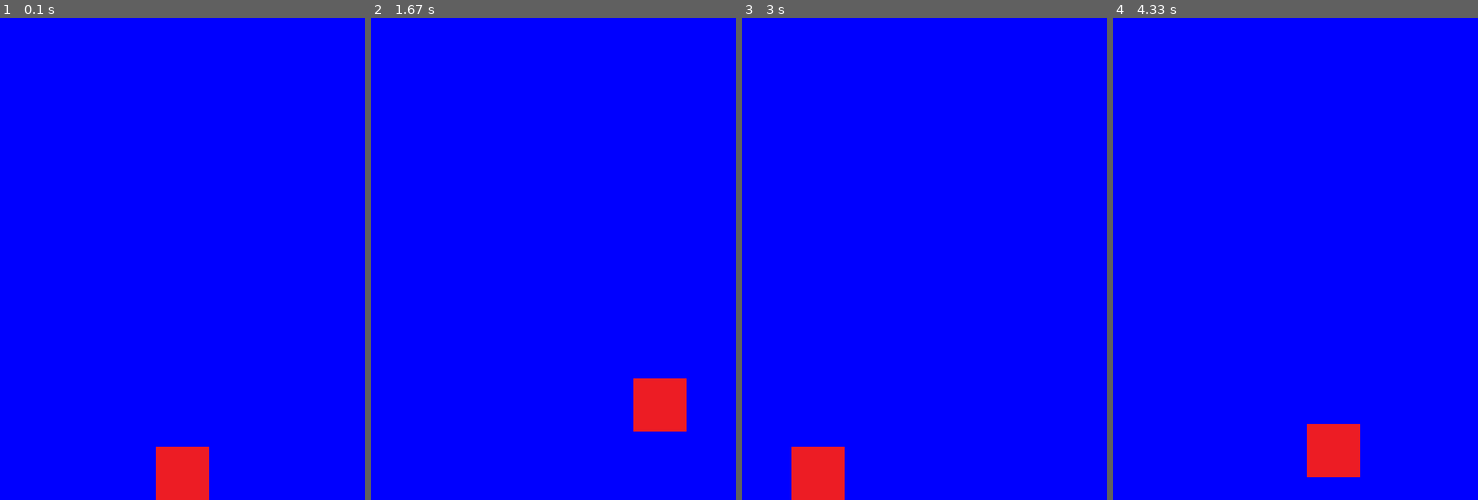
Above: before the commit, frames 1-4 (left to right).
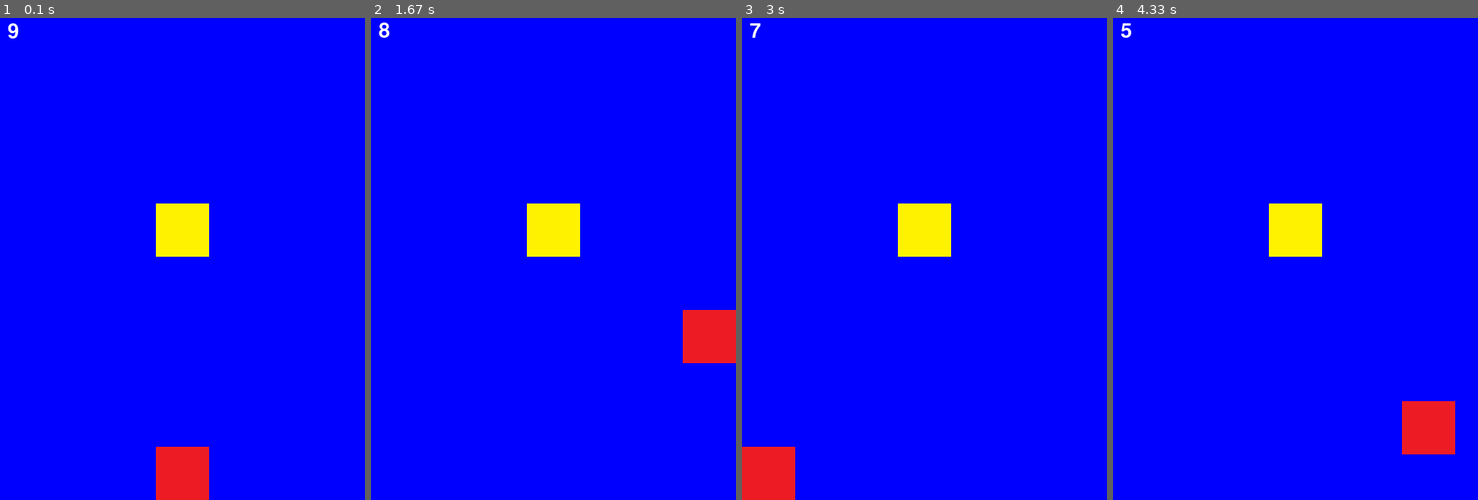
Above: after the commit, the same moments.

Repository: rlarlejr88/Classic_Game
Game: pygame game, started from Classci_Game/pygame_basic/create_game.py
Two runs of this game, one before a commit and one after it. Both use one fixed random seed, a clock stepped at 60 frames per second and the inputs below.
Inputs:
- Up to frame 1 (0.1 s): no input
- Up to frame 2 (1.67 s): hold Right 0.33-0.8 s; hold Up 0.83-1.13 s
- Up to frame 3 (3 s): hold Left 1.67-2.2 s; hold Down 2.23-2.53 s; hold Left 2.57-2.97 s
- Up to frame 4 (4.33 s): hold Up 3-3.37 s; hold Right 3.4-4.03 s; hold Down from 4.07 s (still down)

The runs differ from the first frame. In frame 1, 1.7% of the frame differs, in the area x 2-58%, y 1-50%; in frame 2, 4.9%, in the area x 2-100%, y 0-86%; in frame 3, 4.6%; in frame 4, 4.9%.

Commit message:
all change

Diff:
--- a/Classci_Game/pygame_basic/1_create_frame.py
+++ /dev/null
@@ -1,17 +0,0 @@
-import pygame
-
-pygame.init() #reset
-
-#size
-screen_width = 480
-screen_height = 640
-screen = pygame.display.set_mode((screen_width, screen_height))
-
-pygame.display.set_caption( "Classic Game" )
-running = True
-while running:
-    for event in pygame.event.get():
-        if event.type == pygame.QUIT:
-            running = False
-
-pygame.uqit()
--- a/Classci_Game/pygame_basic/2_background.py
+++ /dev/null
@@ -1,21 +0,0 @@
-import pygame
-
-pygame.init() #reset
-
-#size
-screen_width = 480
-screen_height = 640
-screen = pygame.display.set_mode((screen_width, screen_height))
-
-pygame.display.set_caption( "Classic Game" )
-
-background = pygame.image.load("C:\\Users\\kimkd\\Desktop\\Classci_Game\\pygame_basic\\background.png")
-running = True
-while running:
-    for event in pygame.event.get():
-        if event.type == pygame.QUIT:
-            running = False
-    # screen.fill((0,0,255))
-    screen.blit(background, (0,0))
-    pygame.display.update()
-pygame.uqit()
--- a/Classci_Game/pygame_basic/3_main_sprite.py
+++ /dev/null
@@ -1,35 +0,0 @@
-import pygame
-
-pygame.init() #reset
-
-#size
-screen_width = 480
-screen_height = 640
-screen = pygame.display.set_mode((screen_width, screen_height))
-
-
-pygame.display.set_caption( "Classic Game" )
-
-
-# background = pygame.image.load("C:\\Users\\kimkd\\Desktop\\Classci_Game\\pygame_basic\\background.png")
-character = pygame.image.load("C:\\Users\\kimkd\\Desktop\\Classci_Game\\pygame_basic\\character.png")
-character_size = character.get_rect().size
-character_width = character_size[0]
-character_height = character_size[1]
-character_x_pos = (screen_width / 2) - (character_width / 2)
-character_y_pos = screen_height - character_height
-
-
-running = True
-while running:
-    for event in pygame.event.get():
-        if event.type == pygame.QUIT:
-            running = False
-
-    screen.fill((0,0,255))
-    # screen.blit(background, (0,0))
-    screen.blit(character, (character_x_pos, character_y_pos))
-    pygame.display.update()
-
-
-pygame.uqit()
--- a/Classci_Game/pygame_basic/4.keybord_event.py
+++ b/Classci_Game/pygame_basic/create_game.py
@@ -7,9 +7,9 @@
 screen_height = 640
 screen = pygame.display.set_mode((screen_width, screen_height))
 
-
 pygame.display.set_caption( "Classic Game" )
 
+clock = pygame.time.Clock()
 
 # background = pygame.image.load("C:\\Users\\kimkd\\Desktop\\Classci_Game\\pygame_basic\\background.png")
 character = pygame.image.load("C:\\Users\\kimkd\\Desktop\\Classci_Game\\pygame_basic\\character.png")
@@ -21,22 +21,38 @@
 
 to_x = 0
 to_y = 0
+character_speed = 0.6
+
+enemy = pygame.image.load("C:\\Users\\kimkd\\Desktop\\Classci_Game\\pygame_basic\\enemy.png")
+enemy_size = enemy.get_rect().size
+enemy_width = enemy_size[0]
+enemy_height = enemy_size[1]
+enemy_x_pos = (screen_width / 2) - (enemy_width / 2)
+enemy_y_pos = (screen_height / 2) - enemy_height
+
+
+game_font = pygame.font.Font(None, 40)
+total_time = 10
+start_ticks = pygame.time.get_ticks()
 
 running = True
 while running:
+    dt = clock.tick(30)
+
+
     for event in pygame.event.get():
         if event.type == pygame.QUIT:
             running = False
 
         if event.type == pygame.KEYDOWN:
             if event.key == pygame.K_LEFT:
-                to_x -= 5
+                to_x -= character_speed
             elif event.key == pygame.K_RIGHT:
-                to_x += 5
+                to_x += character_speed
             elif event.key == pygame.K_UP:
-                to_y -= 5
+                to_y -= character_speed
             elif event.key == pygame.K_DOWN:
-                to_y += 5
+                to_y += character_speed
 
         if event.type == pygame.KEYUP:
             if event.key == pygame.K_LEFT or event.key == pygame.K_RIGHT:
@@ -44,8 +60,8 @@
             elif event.key == pygame.K_UP or event.key == pygame.K_DOWN:
                 to_y = 0
 
-    character_x_pos += to_x
-    character_y_pos += to_y
+    character_x_pos += to_x * dt
+    character_y_pos += to_y * dt
 
     if character_x_pos < 0:
         character_x_pos = 0
@@ -58,10 +74,36 @@
         character_y_pos = screen_height - character_height
 
 
+    character_rect = character.get_rect()
+    character_rect.left = character_x_pos
+    character_rect.top = character_y_pos
+
+    enemy_rect = enemy.get_rect()
+    enemy_rect.left = enemy_x_pos
+    enemy_rect.top = enemy_y_pos
+
+    if character_rect.colliderect(enemy_rect):
+        print("Crash Die")
+        running = False
+
+
+
     screen.fill((0,0,255))
     # screen.blit(background, (0,0))
     screen.blit(character, (character_x_pos, character_y_pos))
+    screen.blit(enemy, (enemy_x_pos, enemy_y_pos))
+
+    elapsed_time = (pygame.time.get_ticks() - start_ticks) / 1000
+    timer = game_font.render(str(int(total_time - elapsed_time)), True, (255, 255, 255))
+    screen.blit(timer, (10, 10))
+
+    if total_time - elapsed_time <= 0:
+        print("time out")
+        running = False
+
+
     pygame.display.update()
 
+pygame.time.delay(2000)
 
 pygame.uqit()
--- /dev/null
+++ b/Classci_Game/pygame_basic/pass_to_shit.py
@@ -0,0 +1,87 @@
+import pygame
+import random
+
+pygame.init() #reset
+
+#size
+screen_width = 480
+screen_height = 640
+screen = pygame.display.set_mode((screen_width, screen_height))
+
+pygame.display.set_caption( "Pass to shit!" )
+
+clock = pygame.time.Clock()
+
+background =  pygame.image.load("C:/Users/kimkd/Desktop/Classci_Game/pygame_basic/img/background.png")
+
+character = pygame.image.load("C:/Users/kimkd/Desktop/Classci_Game/pygame_basic/img/character.png")
+character_size = character.get_rect().size
+character_width = character_size[0]
+character_height = character_size[1]
+character_x_pos = (screen_width / 2) - (character_width / 2)
+character_y_pos = screen_height - character_height
+
+
+to_x = 0
+character_speed = 10
+
+shit = pygame.image.load("C:\\Users\\kimkd\\Desktop\\Classci_Game\\pygame_basic\\img\\enemy.png")
+shit_size = shit.get_rect().size
+shit_width = shit_size[0]
+shit_height = shit_size[1]
+shit_x_pos = random.randint(0, screen_width - shit_width)
+shit_y_pos = 0
+shit_speed = 5
+
+running = True
+while running:
+    dt = clock.tick(60)
+
+    for event in pygame.event.get():
+        if event.type == pygame.QUIT:
+            running = False
+
+        if event.type == pygame.KEYDOWN:
+            if event.key == pygame.K_LEFT:
+                to_x -= character_speed
+            elif event.key == pygame.K_RIGHT:
+                to_x += character_speed
+
+        if event.type == pygame.KEYUP:
+            if event.key == pygame.K_LEFT or event.key == pygame.K_RIGHT:
+                to_x = 0
+
+
+    character_x_pos += to_x
+
+    if character_x_pos < 0:
+        character_x_pos = 0
+    elif character_x_pos > screen_width - character_width:
+        character_x_pos = screen_width - character_width
+
+    shit_y_pos += shit_speed
+
+    if shit_y_pos > screen_height:
+        shit_y_pos = 0
+        shit_x_pos = random.randint(0, screen_width - shit_width)
+
+    character_rect = character.get_rect()
+    character_rect.left = character_x_pos
+    character_rect.top = character_y_pos
+
+    shit_rect = shit.get_rect()
+    shit_rect.left = shit_x_pos
+    shit_rect.top = shit_y_pos
+
+    if character_rect.colliderect(shit_rect):
+        print("OMG")
+        running = False
+
+
+    screen.blit(background, (0,0))
+    screen.blit(character, (character_x_pos, character_y_pos))
+    screen.blit(shit, (shit_x_pos, shit_y_pos))
+    pygame.display.update()
+
+
+pygame.uqit()
Renamed: Classci_Game/pygame_basic/background.png -> Classci_Game/pygame_basic/img/background.png
Renamed: Classci_Game/pygame_basic/character.png -> Classci_Game/pygame_basic/img/character.png
Binary file added: Classci_Game/pygame_basic/img/enemy.png
